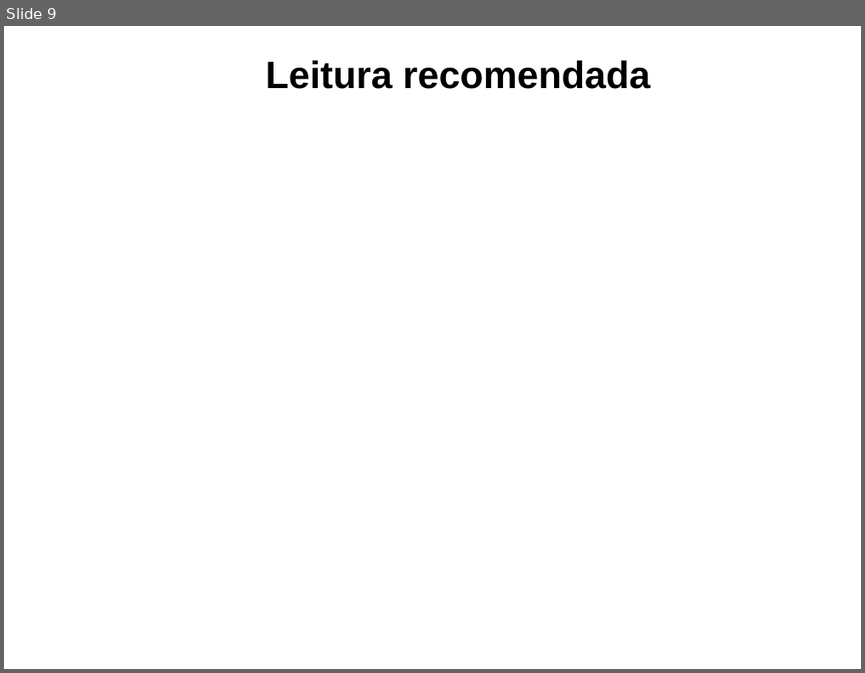
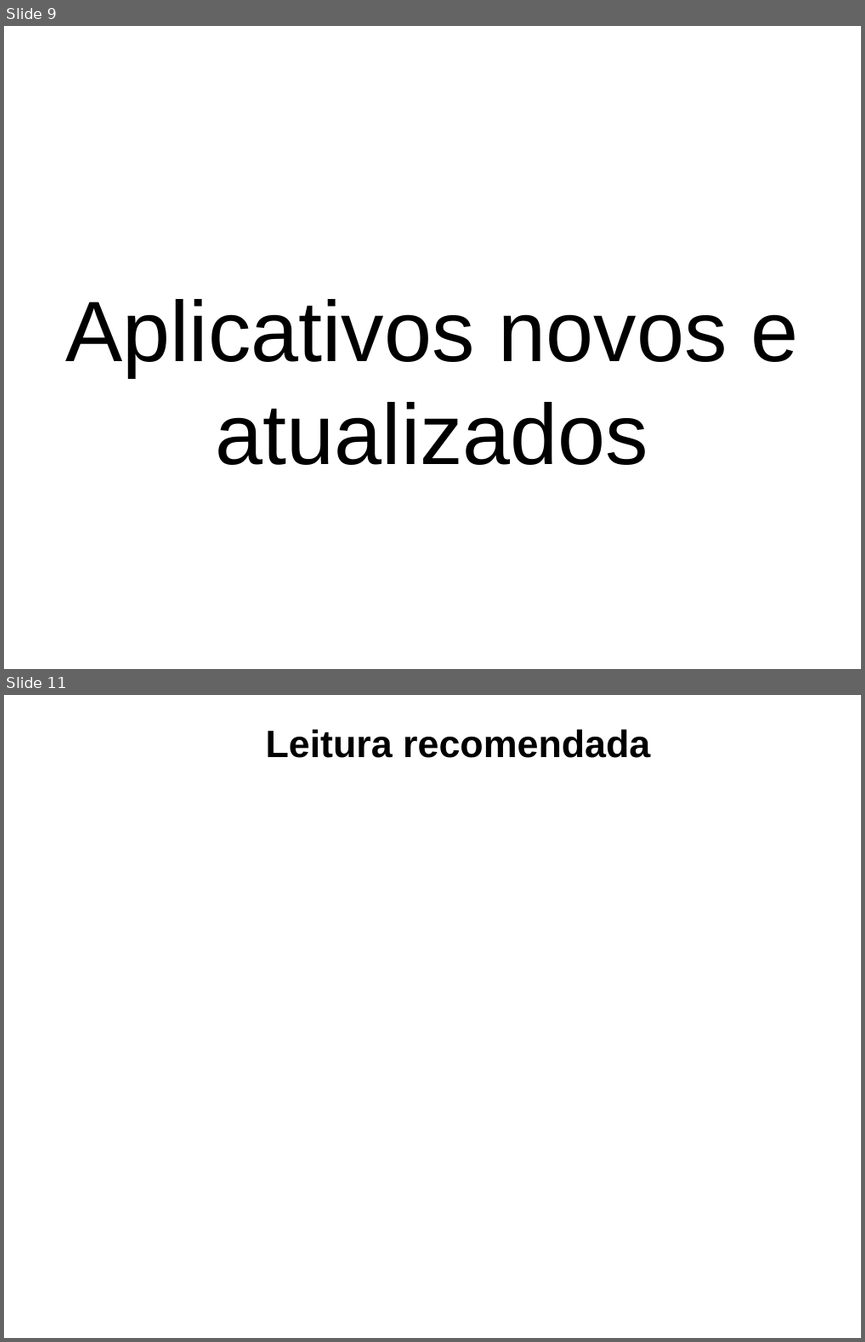
Before and after one commit to adorilson/MyTalks, a slide deck: gnome_3.12/gnome_3.12.odp. Shown one above the other, each under a label of ours: slide 9 before the commit, slides 9 and 11 after it; the slides between them are not shown. The pictures are 865x673 and 865x1342 pixels, drawn with LibreOffice and Linux fonts; fonts in the diff are those of the drawing; background and template pictures are left out. Boxes give left, top, right and bottom in pixels: in the first picture for what was removed or moved away, otherwise in the second. Text is boxed around its words. In the diff, an @@ line names an element or a change of style, - is before the commit and + after.

Commit message:
Iniciando seção 'Aplicativos atualizados e novos aplicativos', imagens dessa seção

```diff
--- a/gnome_3.12/gnome_3.12.odp
+++ b/gnome_3.12/gnome_3.12.odp
@@ slide 9 added at bbox=[4, 26, 861, 669], background #FFFFFF @@
@@ text added at bbox=[65, 299, 798, 465], 72 pt, text #000000 @@
+Aplicativos novos e atualizados
@@ what was slide 9 is now slide 11 @@
```
Also in this commit, not shown: 1 slide changed, 1 other slide added, 5 other files.
